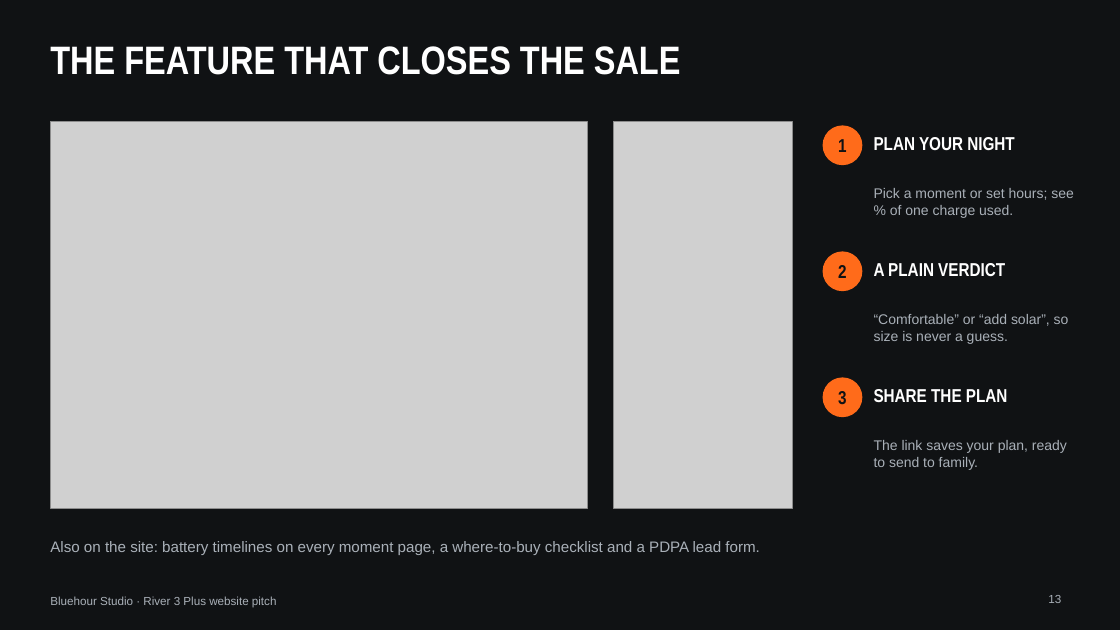
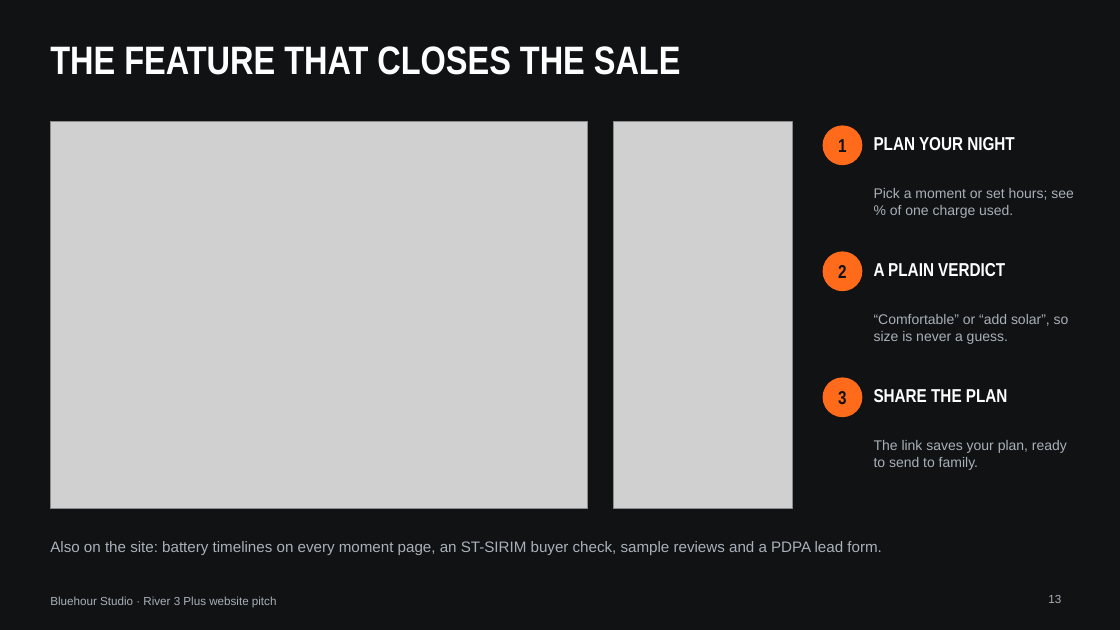
Before and after one commit to thecpinsiders/CS2024-Project-Website, a slide deck: slide 13 of Bluehour-Pitch-Deck.pptx. Drawn at 1120x630 pixels with LibreOffice and Linux fonts; fonts in the diff are those of the drawing; grey boxes stand for pictures. Boxes give left, top, right and bottom in pixels: in the first picture for what was removed or moved away, otherwise in the second. Text is boxed around its words. In the diff, an @@ line names an element or a change of style, - is before the commit and + after.

```diff
--- a/Bluehour-Pitch-Deck.pptx
+++ b/Bluehour-Pitch-Deck.pptx
@@ text at [50, 541, 881, 555]: text changed @@
-Also on the site: battery timelines on every moment page, a where-to-buy checklist and a PDPA lead form.
+Also on the site: battery timelines on every moment page, an ST-SIRIM buyer check, sample reviews and a PDPA lead form.
```
Also in this commit, not shown: 9 other slides changed, 1 slide added, 23 other files.
